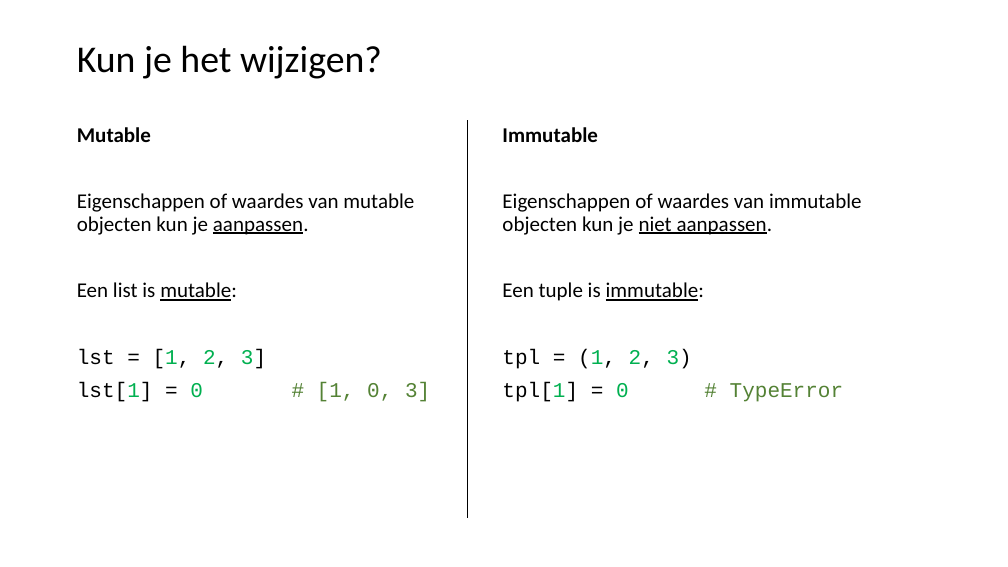
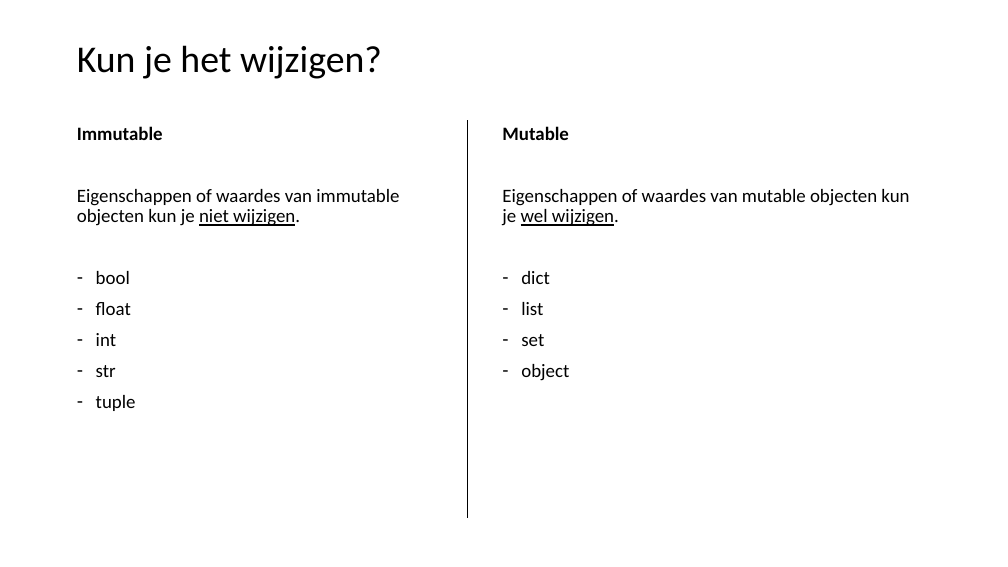
Before and after one commit to LFKoning/knowledge-sharing, a slide deck: slide 28 of python_course_4p/2_syntax_classes/2_syntax_classes.pptx. Drawn at 1008x567 pixels with LibreOffice and Linux fonts; fonts in the diff are those of the drawing. Boxes give left, top, right and bottom in pixels: in the first picture for what was removed or moved away, otherwise in the second. Text is boxed around its words. In the diff, an @@ line names an element or a change of style, - is before the commit and + after.

```diff
--- a/python_course_4p/2_syntax_classes/2_syntax_classes.pptx
+++ b/python_course_4p/2_syntax_classes/2_syntax_classes.pptx
@@ text at box(77, 126, 399, 411): text changed; size 20 to 18 pt @@
-Mutable
-Eigenschappen of waardes van mutable objecten kun je aanpassen.
-Een list is mutable:
-lst = [1, 2, 3]
-lst[1] = 0 # [1, 0, 3]
+Immutable
+Eigenschappen of waardes van immutable objecten kun je niet wijzigen.
+– bool
+– float
+– int
+– str
+– tuple
@@ text at box(502, 126, 909, 381): text changed; size 20 to 18 pt @@
-Immutable
-Eigenschappen of waardes van immutable objecten kun je niet aanpassen.
-Een tuple is immutable:
-tpl = (1, 2, 3)
-tpl[1] = 0 # TypeError
+Mutable
+Eigenschappen of waardes van mutable objecten kun je wel wijzigen.
+– dict
+– list
+– set
+– object
```
Also in this commit, not shown: 39 other slides changed, 6 slides added, 3 slides removed, 20 other files.
